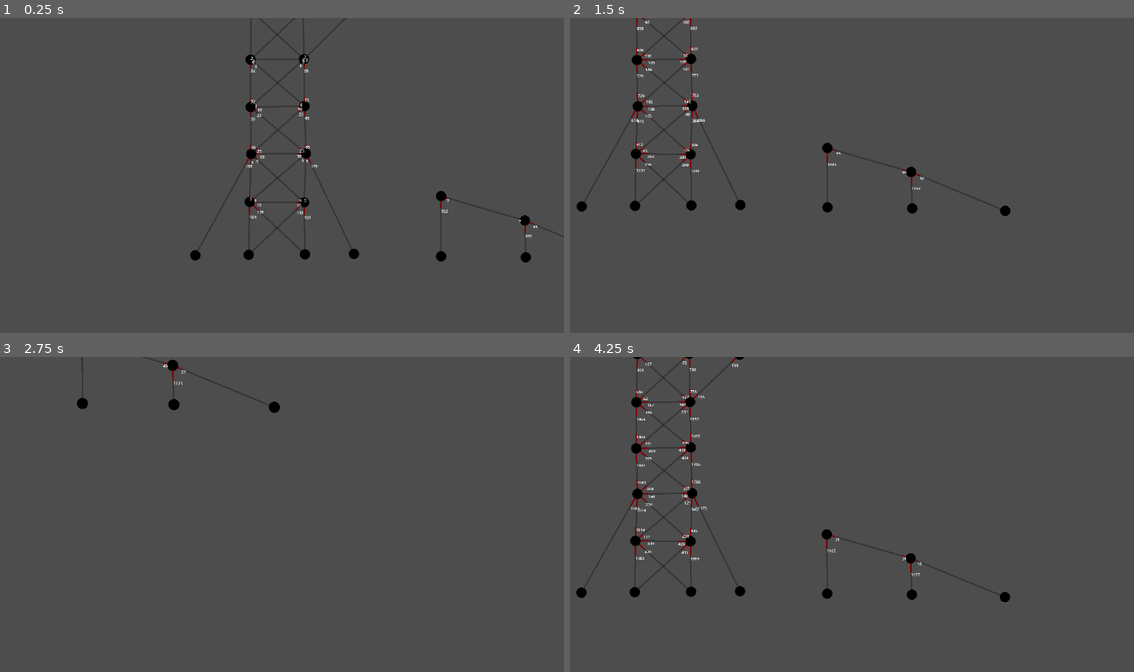
Above: before the commit, frames 1-4 (two rows, left to right).
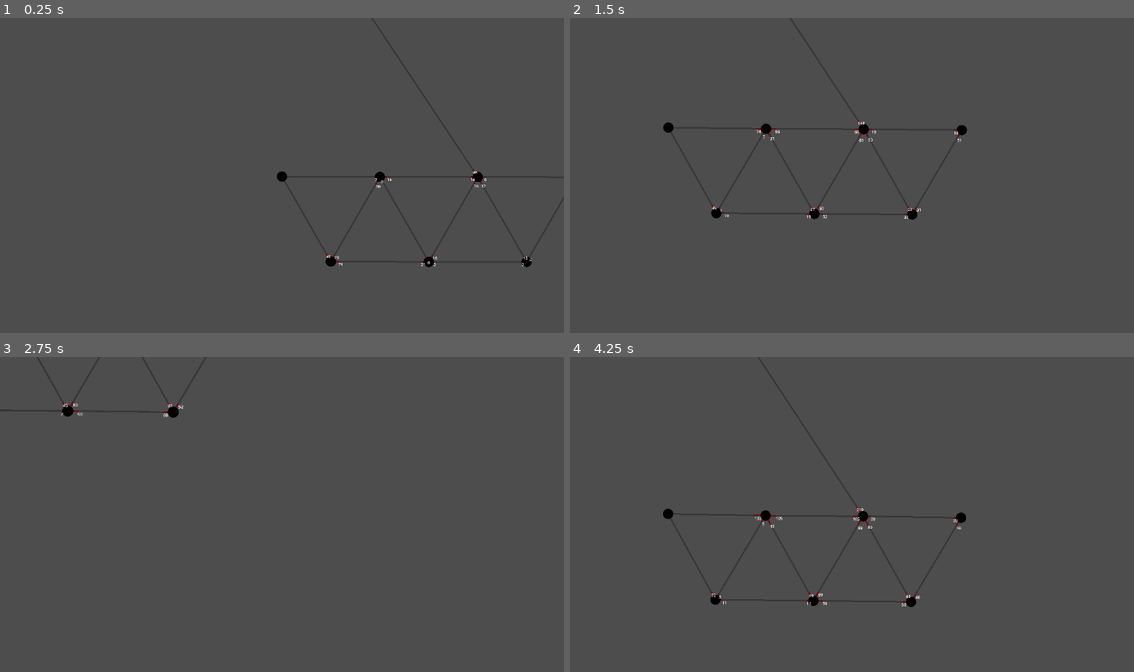
Above: after the commit, the same moments.

Repository: Thomas737/Truss-Calculations
Game: Godot game, scene res://2D Sim/main.tscn
The game is run twice, just before and just after one commit, with the same random seed, the same clock (stepped at 60 frames per second) and the same inputs. Before the commit the project has no main scene; this scene is started directly in both runs.
Inputs (mouse positions are in pixels of both pictures, inside the frame that each line leads up to):
- Up to frame 1 (0.25 s): no input
- Up to frame 2 (1.5 s): move the mouse to (976, 159) at 0.52 s; hold Right (ui_right) 0.53-1.28 s; hold [ (decrease_weight, bound only after the commit) 0.53-1.28 s; tap ] (increase_weight, bound only after the commit) at 0.8, 1.35 s; move the mouse to (739, 191) at 1.27 s; hold Down (ui_down) from 1.28 s (still down)
- Up to frame 3 (2.75 s): tap [ (decrease_weight, bound only after the commit) at 1.55 s; move the mouse to (338, 445) at 2.02 s; release Down (ui_down) at 2.03 s; hold Right (ui_right) from 2.03 s (still down); hold ] (increase_weight, bound only after the commit) from 2.03 s (still down); tap . (zoom_in) at 2.1 s
- Up to frame 4 (4.25 s): move the mouse to (823, 577) at 2.77 s; release Right (ui_right) at 2.78 s; release ] (increase_weight, bound only after the commit) at 2.78 s; hold Up (ui_up) 2.78-3.53 s; tap , (zoom_out) at 2.85 s; tap [ (decrease_weight, bound only after the commit) at 3.05 s; move the mouse to (1021, 561) at 3.52 s; hold Left (ui_left) from 3.53 s (still down); hold [ (decrease_weight, bound only after the commit) from 3.53 s (still down); tap ] (increase_weight, bound only after the commit) at 3.8 s

The runs differ from the first frame. In frame 1, 1.4% of the frame differs, in the area x 33-96%, y 4-80%; in frame 2, 1.7%; in frame 3, 0.4%; in frame 4, 2.1%, in the area x 1-79%, y 0-80%.

Commit message:
Auto Weight Adjuster
+ Ability to change node weights while running
+ Tooltip for weights
* Changed node placements for easier screenshots

Diff:
--- a/Numerical Truss/2D Sim/Joint.gd
+++ b/Numerical Truss/2D Sim/Joint.gd
@@ -2,7 +2,11 @@
 
 const force_label = preload("res://2D Sim/force.tscn")
 
+var weight_multiplier: float = 1
+var original_mass: float
+
 @export var static_joint = false
+@export var variable_mass = false
 
 @export var single_connected_joints: Array[RigidBody2D]
 @export var double_connected_joints: Array[RigidBody2D]
@@ -13,6 +17,7 @@
 func _ready():
 	if static_joint:
 		gravity_scale = 0
+	original_mass = mass
 
 func apply_joint_connections():
 	for joint in double_connected_joints:
@@ -27,7 +32,17 @@
 	add_child(label)
 	return label
 
-func _process(delta):
+func _input(event: InputEvent) -> void:
+	if not variable_mass:
+		return
+	if event.is_action_pressed("increase_weight"):
+		print("here")
+		weight_multiplier += 1
+	if event.is_action_pressed("decrease_weight"):
+		weight_multiplier -= 1
+	mass = original_mass * weight_multiplier
+
+func _physics_process(delta: float) -> void:
 	constant_force = Vector2.ZERO
 
 	if not static_joint:
@@ -52,3 +67,5 @@
 		joints[joint][2].position = label_position
 		joints[joint][2].text = str(int(forces[joint].length()/10))
 		draw_line(Vector2.ZERO, label_position, Color(0.5,0,0), 3)
+	if not static_joint:
+		draw_line(Vector2.ZERO, Vector2.DOWN*mass*100, Color.GREEN, 2)
--- a/Numerical Truss/2D Sim/joint.tscn
+++ b/Numerical Truss/2D Sim/joint.tscn
@@ -13,6 +13,7 @@
 collision_mask = 0
 physics_material_override = SubResource("PhysicsMaterial_ieuw2")
 gravity_scale = 0.2
+lock_rotation = true
 linear_damp = 40.0
 script = ExtResource("1_epmox")
 metadata/_edit_group_ = true
--- a/Numerical Truss/2D Sim/main.tscn
+++ b/Numerical Truss/2D Sim/main.tscn
@@ -10,101 +10,145 @@
 script = ExtResource("1_7f22y")
 
 [node name="0ML" parent="JointContainer" instance=ExtResource("1_hu3ah")]
-position = Vector2(-68, 160)
+position = Vector2(-1297, 394)
 static_joint = true
 
 [node name="0MR" parent="JointContainer" instance=ExtResource("1_hu3ah")]
-position = Vector2(47, 159)
+position = Vector2(-1182, 393)
 static_joint = true
 
 [node name="0R" parent="JointContainer" instance=ExtResource("1_hu3ah")]
-position = Vector2(147, 158)
+position = Vector2(-1082, 392)
 static_joint = true
 
 [node name="Joint3" parent="JointContainer" node_paths=PackedStringArray("single_connected_joints", "double_connected_joints") instance=ExtResource("1_hu3ah")]
-position = Vector2(-66, 51)
+position = Vector2(-1295, 285)
 single_connected_joints = [NodePath("../Joint4"), NodePath("../0MR")]
 double_connected_joints = [NodePath("../0ML")]
 
 [node name="Joint4" parent="JointContainer" node_paths=PackedStringArray("single_connected_joints", "double_connected_joints") instance=ExtResource("1_hu3ah")]
-position = Vector2(45, 52)
+position = Vector2(-1184, 286)
 single_connected_joints = [NodePath("../0ML")]
 double_connected_joints = [NodePath("../0MR")]
 
 [node name="Joint5" parent="JointContainer" node_paths=PackedStringArray("single_connected_joints", "double_connected_joints") instance=ExtResource("1_hu3ah")]
-position = Vector2(-64, -240)
+position = Vector2(-1293, -6)
 single_connected_joints = [NodePath("../Joint11"), NodePath("../Joint6")]
 double_connected_joints = [NodePath("../Joint10")]
 
 [node name="Joint6" parent="JointContainer" node_paths=PackedStringArray("single_connected_joints", "double_connected_joints") instance=ExtResource("1_hu3ah")]
-position = Vector2(45, -241)
+position = Vector2(-1184, -7)
 single_connected_joints = [NodePath("../Joint10")]
 double_connected_joints = [NodePath("../Joint11")]
 
 [node name="Joint7" parent="JointContainer" node_paths=PackedStringArray("single_connected_joints", "double_connected_joints") instance=ExtResource("1_hu3ah")]
-position = Vector2(-63, -340)
+position = Vector2(-1292, -106)
 single_connected_joints = [NodePath("../Joint8"), NodePath("../Joint6")]
 double_connected_joints = [NodePath("../Joint5")]
 
 [node name="Joint8" parent="JointContainer" node_paths=PackedStringArray("single_connected_joints", "double_connected_joints") instance=ExtResource("1_hu3ah")]
-position = Vector2(43, -341)
+position = Vector2(-1186, -107)
 single_connected_joints = [NodePath("../Joint7"), NodePath("../Joint5")]
 double_connected_joints = [NodePath("../Joint6")]
 
 [node name="Joint9" parent="JointContainer" node_paths=PackedStringArray("single_connected_joints", "double_connected_joints") instance=ExtResource("1_hu3ah")]
-position = Vector2(145, -340)
+position = Vector2(-1084, -106)
 mass = 0.2
 single_connected_joints = [NodePath("../Joint8"), NodePath("../Joint6")]
 double_connected_joints = [NodePath("../Joint6")]
 
 [node name="Joint10" parent="JointContainer" node_paths=PackedStringArray("single_connected_joints", "double_connected_joints") instance=ExtResource("1_hu3ah")]
-position = Vector2(-64, -143)
+position = Vector2(-1293, 91)
 mass = 0.2
 single_connected_joints = [NodePath("../Joint13"), NodePath("../Joint11")]
 double_connected_joints = [NodePath("../Joint12")]
 
 [node name="Joint11" parent="JointContainer" node_paths=PackedStringArray("single_connected_joints", "double_connected_joints") instance=ExtResource("1_hu3ah")]
-position = Vector2(46, -145)
+position = Vector2(-1183, 89)
 mass = 0.2
 single_connected_joints = [NodePath("../Joint12")]
 double_connected_joints = [NodePath("../Joint13")]
 
 [node name="Joint12" parent="JointContainer" node_paths=PackedStringArray("single_connected_joints", "double_connected_joints") instance=ExtResource("1_hu3ah")]
-position = Vector2(-63, -47)
+position = Vector2(-1292, 187)
 mass = 0.2
 single_connected_joints = [NodePath("../Joint13"), NodePath("../Joint4")]
 double_connected_joints = [NodePath("../Joint3"), NodePath("../0R2")]
 
 [node name="Joint13" parent="JointContainer" node_paths=PackedStringArray("single_connected_joints", "double_connected_joints") instance=ExtResource("1_hu3ah")]
-position = Vector2(49, -48)
+position = Vector2(-1180, 186)
 mass = 0.2
 single_connected_joints = [NodePath("../Joint3")]
 double_connected_joints = [NodePath("../Joint4"), NodePath("../0R")]
 
 [node name="0R2" parent="JointContainer" instance=ExtResource("1_hu3ah")]
-position = Vector2(-177, 161)
+position = Vector2(-1406, 395)
 static_joint = true
 
 [node name="0ML2" parent="JointContainer" instance=ExtResource("1_hu3ah")]
-position = Vector2(325, 163)
+position = Vector2(-904, 397)
 static_joint = true
 
 [node name="0ML3" parent="JointContainer" instance=ExtResource("1_hu3ah")]
-position = Vector2(498, 165)
+position = Vector2(-731, 399)
 static_joint = true
 
 [node name="Joint" parent="JointContainer" node_paths=PackedStringArray("double_connected_joints") instance=ExtResource("1_hu3ah")]
-position = Vector2(325, 39)
+position = Vector2(-904, 273)
 double_connected_joints = [NodePath("../0ML2")]
 
 [node name="Joint2" parent="JointContainer" node_paths=PackedStringArray("single_connected_joints", "double_connected_joints") instance=ExtResource("1_hu3ah")]
-position = Vector2(496, 89)
+position = Vector2(-733, 323)
 single_connected_joints = [NodePath("../Joint"), NodePath("../0R3")]
 double_connected_joints = [NodePath("../0ML3")]
 
 [node name="0R3" parent="JointContainer" instance=ExtResource("1_hu3ah")]
-position = Vector2(688, 170)
+position = Vector2(-541, 404)
 static_joint = true
+
+[node name="Joint14" parent="JointContainer" node_paths=PackedStringArray("single_connected_joints") instance=ExtResource("1_hu3ah")]
+mass = 0.03
+static_joint = true
+single_connected_joints = [NodePath("../Joint18"), NodePath("../Joint15")]
+
+[node name="Joint15" parent="JointContainer" node_paths=PackedStringArray("single_connected_joints", "double_connected_joints") instance=ExtResource("1_hu3ah")]
+position = Vector2(200, 0)
+mass = 0.03
+single_connected_joints = [NodePath("../Joint19"), NodePath("../Joint16")]
+double_connected_joints = [NodePath("../Joint18")]
+
+[node name="Joint16" parent="JointContainer" node_paths=PackedStringArray("single_connected_joints", "double_connected_joints") instance=ExtResource("1_hu3ah")]
+position = Vector2(400, 0)
+mass = 0.03
+single_connected_joints = [NodePath("../Joint17")]
+double_connected_joints = [NodePath("../Joint22")]
+
+[node name="Joint17" parent="JointContainer" instance=ExtResource("1_hu3ah")]
+position = Vector2(600, 0)
+mass = 0.03
+variable_mass = true
+
+[node name="Joint18" parent="JointContainer" instance=ExtResource("1_hu3ah")]
+position = Vector2(100, 173.205)
+mass = 0.03
+
+[node name="Joint19" parent="JointContainer" node_paths=PackedStringArray("single_connected_joints", "double_connected_joints") instance=ExtResource("1_hu3ah")]
+position = Vector2(300, 173.205)
+mass = 0.03
+single_connected_joints = [NodePath("../Joint18"), NodePath("../Joint20")]
+double_connected_joints = [NodePath("../Joint16")]
+
+[node name="Joint20" parent="JointContainer" node_paths=PackedStringArray("single_connected_joints", "double_connected_joints") instance=ExtResource("1_hu3ah")]
+position = Vector2(500, 173.205)
+mass = 0.03
+single_connected_joints = [NodePath("../Joint16")]
+double_connected_joints = [NodePath("../Joint17")]
+
+[node name="Joint22" parent="JointContainer" node_paths=PackedStringArray("double_connected_joints") instance=ExtResource("1_hu3ah")]
+position = Vector2(0, -600)
+mass = 0.03
+static_joint = true
+double_connected_joints = [NodePath("../Joint16")]
 
 [node name="MainCamera" type="Camera2D" parent="."]
 script = ExtResource("3_5c3sv")
--- a/Numerical Truss/project.godot
+++ b/Numerical Truss/project.godot
@@ -11,7 +11,8 @@
 [application]
 
 config/name="Numerical Truss"
-config/features=PackedStringArray("4.2", "Forward Plus")
+run/main_scene="res://2D Sim/main.tscn"
+config/features=PackedStringArray("4.3", "Forward Plus")
 config/icon="res://icon.svg"
 
 [autoload]
@@ -22,12 +23,22 @@
 
 zoom_in={
 "deadzone": 0.5,
-"events": [Object(InputEventKey,"resource_local_to_scene":fa …(171 unchanged characters)… keycode":46,"key_label":0,"unicode":46,"echo":false,"script":null)
+"events": [Object(InputEventKey,"resource_local_to_scene":fa …(171 unchanged characters)… keycode":46,"key_label":0,"unicode":46,"location":0,"echo":false,"script":null)
 ]
 }
 zoom_out={
 "deadzone": 0.5,
-"events": [Object(InputEventKey,"resource_local_to_scene":fa …(171 unchanged characters)… keycode":44,"key_label":0,"unicode":44,"echo":false,"script":null)
+"events": [Object(InputEventKey,"resource_local_to_scene":fa …(171 unchanged characters)… keycode":44,"key_label":0,"unicode":44,"location":0,"echo":false,"script":null)
+]
+}
+increase_weight={
+"deadzone": 0.5,
+"events": [Object(InputEventKey,"resource_local_to_scene":false,"resource_name":"","device":-1,"window_id":0,"alt_pressed":false,"shift_pressed":false,"ctrl_pressed":false,"meta_pressed":false,"pressed":false,"keycode":0,"physical_keycode":93,"key_label":0,"unicode":93,"location":0,"echo":false,"script":null)
+]
+}
+decrease_weight={
+"deadzone": 0.5,
+"events": [Object(InputEventKey,"resource_local_to_scene":false,"resource_name":"","device":-1,"window_id":0,"alt_pressed":false,"shift_pressed":false,"ctrl_pressed":false,"meta_pressed":false,"pressed":false,"keycode":0,"physical_keycode":91,"key_label":0,"unicode":91,"location":0,"echo":false,"script":null)
 ]
 }
 
